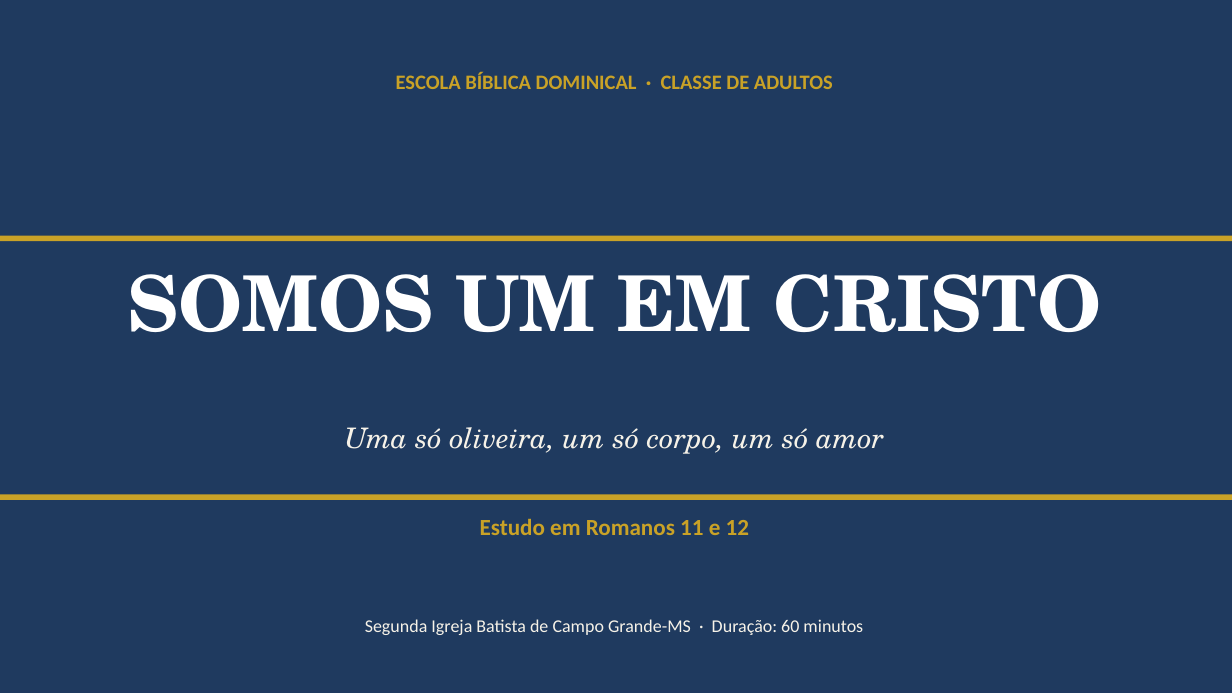
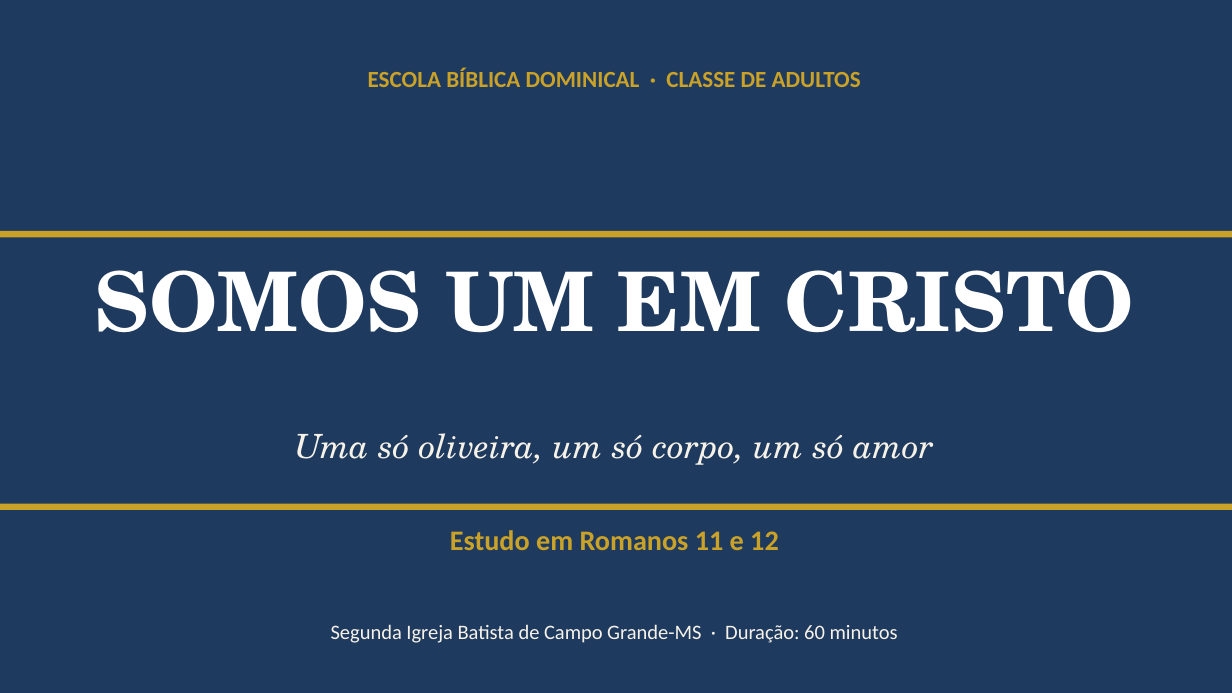
Before and after one commit to aluizio-netizen/campaign-3, a slide deck: slide 1 of aula-somos-um-em-cristo/Somos_um_em_Cristo_apresentacao.pptx. Drawn at 1232x693 pixels with LibreOffice and Linux fonts; fonts in the diff are those of the drawing. Boxes give left, top, right and bottom in pixels: in the first picture for what was removed or moved away, otherwise in the second. Text is boxed around its words. In the diff, an @@ line names an element or a change of style, - is before the commit and + after.

```diff
--- a/aula-somos-um-em-cristo/Somos_um_em_Cristo_apresentacao.pptx
+++ b/aula-somos-um-em-cristo/Somos_um_em_Cristo_apresentacao.pptx
@@ text "ESCOLA BÍBLICA DOMINICAL · CLASSE ..." at (x1=368, y1=68, x2=861, y2=87): size 16 to 18 pt @@
@@ rectangle moved from (x1=0, y1=236, x2=1232, y2=241) to (x1=0, y1=231, x2=1232, y2=238) @@
@@ text "SOMOS UM EM CRISTO" moved from (x1=127, y1=274, x2=1102, y2=332) to (x1=95, y1=270, x2=1134, y2=333) @@
@@ text "SOMOS UM EM CRISTO" at (x1=95, y1=270, x2=1134, y2=333): size 60 to 64 pt @@
@@ text "Uma só oliveira, um só ..." at (x1=294, y1=433, x2=933, y2=465): size 22 to 26 pt @@
@@ rectangle moved from (x1=0, y1=494, x2=1232, y2=500) to (x1=0, y1=504, x2=1232, y2=510) @@
@@ text "Estudo em Romanos 11 e ..." moved from (x1=480, y1=519, x2=749, y2=535) to (x1=450, y1=530, x2=779, y2=550) @@
@@ text "Estudo em Romanos 11 e ..." at (x1=450, y1=530, x2=779, y2=550): size 18 to 22 pt @@
@@ text "Segunda Igreja Batista de Campo ..." at (x1=331, y1=624, x2=898, y2=643): size 14 to 16 pt @@
```
Also in this commit, not shown: 21 other slides changed, 1 other file.
